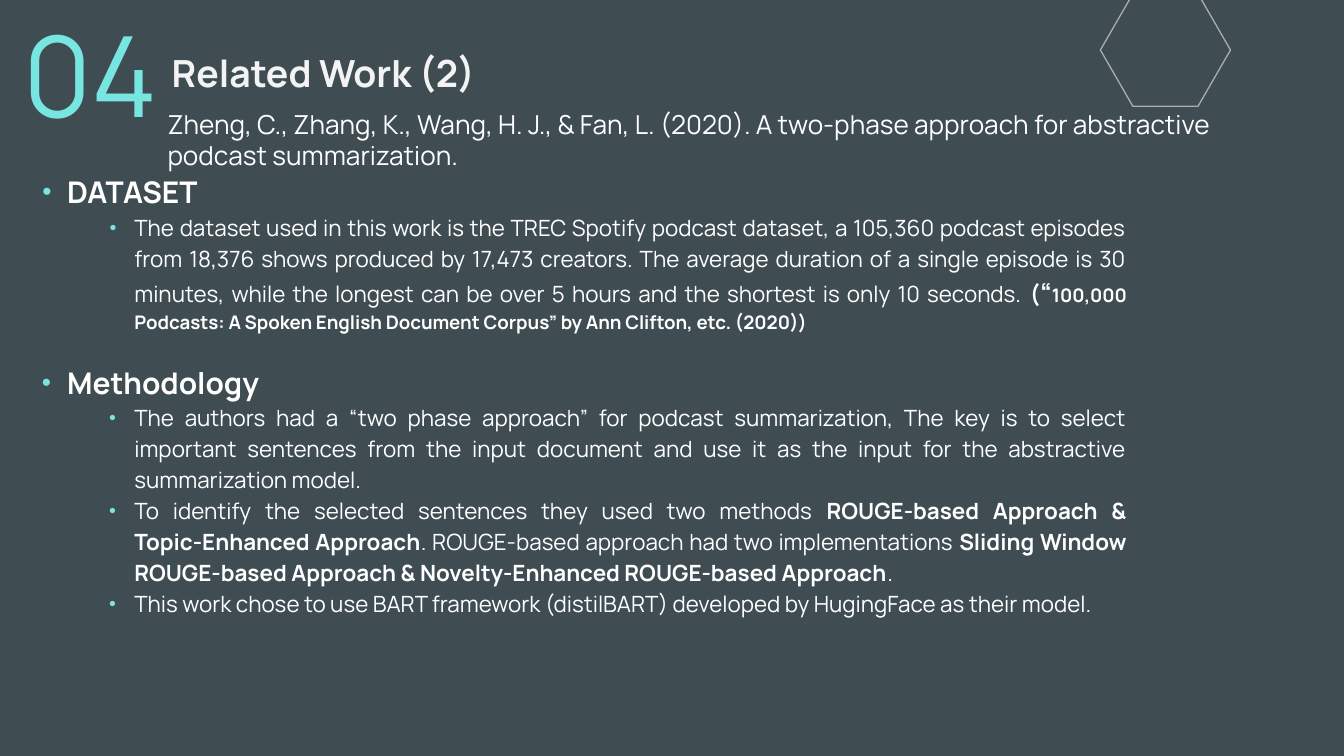
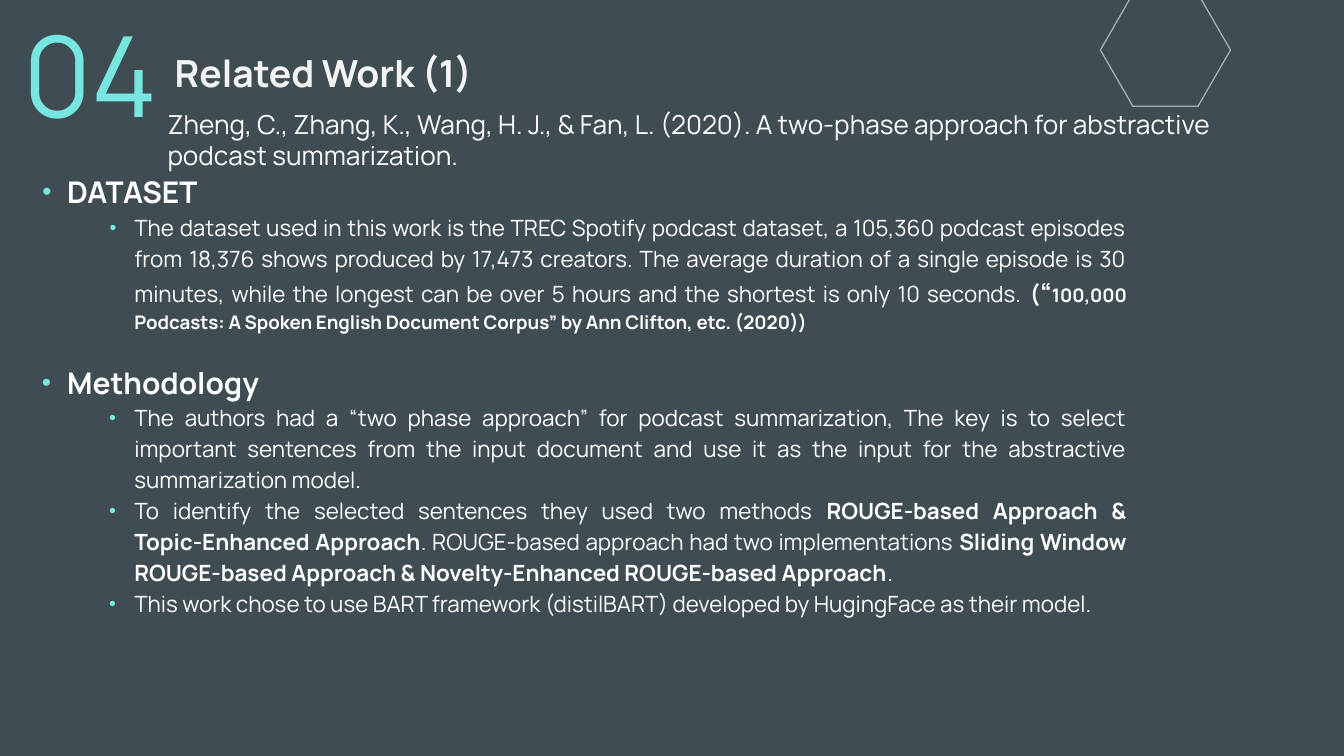
Before and after one commit to Voeii/Podcast-Sum, a slide deck: slide 5 of Prez.pptx (slide 6 before the commit). Drawn at 1344x756 pixels with LibreOffice and Linux fonts; fonts in the diff are those of the drawing. Boxes give left, top, right and bottom in pixels: in the first picture for what was removed or moved away, otherwise in the second. Text is boxed around its words. In the diff, an @@ line names an element or a change of style, - is before the commit and + after.

```diff
--- a/Prez.pptx
+++ b/Prez.pptx
@@ title at bbox=[175, 54, 472, 93]: text changed @@
-Related Work (2)
+Related Work (1)
```
Also in this commit, not shown: 12 other slides changed, 8 slides added, 1 slide removed.
